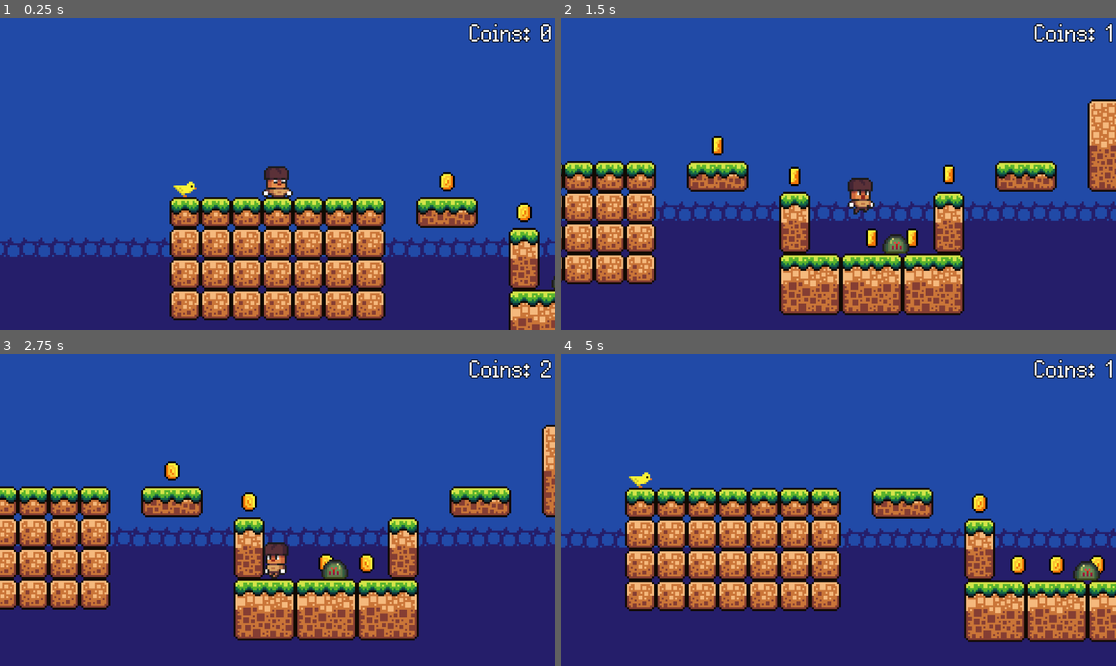
Above: before the commit, frames 1-4 (two rows, left to right).
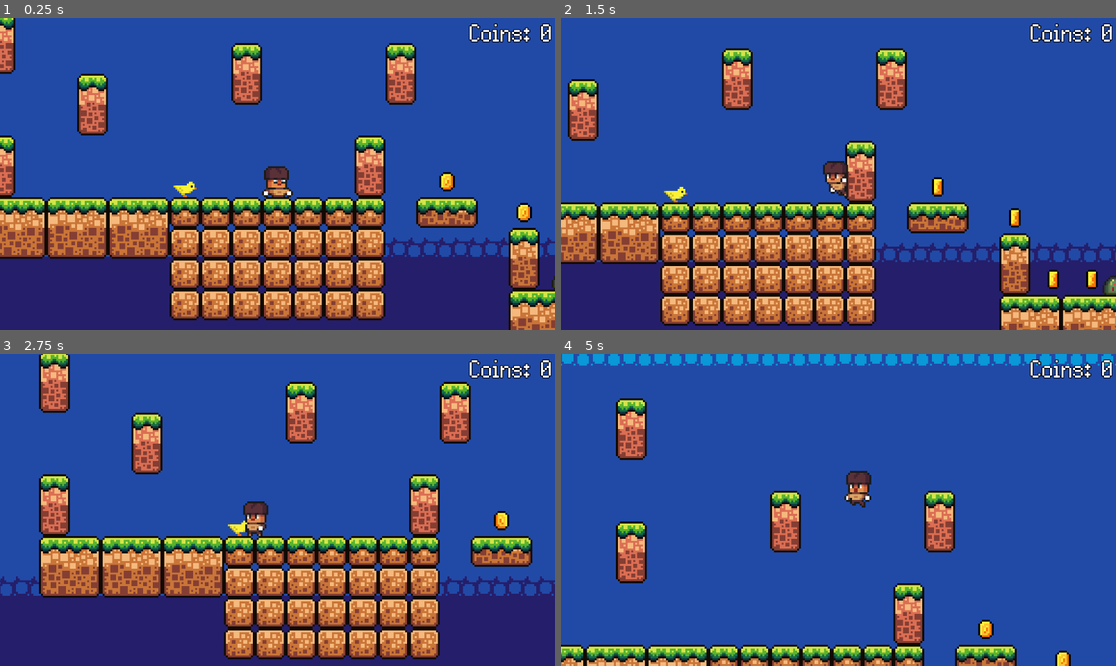
Above: after the commit, the same moments.

Repository: ericafk0001/emberheart
Game: Godot game, scene res://scenes/game.tscn
Same seed, same stepped clock (60 frames per second), same inputs: the game is played once before the commit and once after it.
Inputs:
- Up to frame 1 (0.25 s): no input
- Up to frame 2 (1.5 s): hold D (move_right) from 0.53 s (still down); tap M (dash) at 0.6 s; tap W (jump) at 0.77, 0.8, 1.07, 1.35 s
- Up to frame 3 (2.75 s): tap W (jump) at 1.52, 1.82, 2.3 s; tap M (dash) at 1.55, 2.1 s; release D (move_right) at 2.03 s; hold A (move_left) from 2.03 s (still down)
- Up to frame 4 (5 s): release A (move_left) at 2.78 s; hold D (move_right) 2.78-4.28 s; tap M (dash) at 2.85, 4.35 s; tap W (jump) at 3.02, 3.32, 3.6, 3.77, 4.07, 4.52, 4.82 s; hold A (move_left) from 4.28 s (still down)

The runs differ from the first frame. In frame 1, 11% of the frame differs, in the area x 0-75%, y 0-78%; in frame 2, 43%; in frame 3, 39%; in frame 4, 53%, in the area x 0-100%, y 0-100%.

Commit message:
wall jump, improved jumping mechanics/condition checking, and dash cooldown

Diff:
--- a/game/scenes/game.tscn
+++ b/game/scenes/game.tscn
@@ -381,12 +381,12 @@
 layer_0/name = "Background"
 layer_0/tile_data = PackedInt32Array(196580, 1, 5, 196581, 1, 5, 196582, 1, 5, 196583, 1, 5, 196584, 1, 5, 196585, 1, 5 …(49038 unchanged characters)…
 layer_1/name = "Mid"
-layer_1/tile_data = PackedInt32Array(65536, 131072, 2, 65537 …(612 unchanged characters)… 557, 196608, 2, 65571, 0, 3, 65567, 0, 3)
+layer_1/tile_data = PackedInt32Array(65536, 131072, 2, 65537 …(612 unchanged characters)… 557, 196608, 2, 65571, 0, 3, 65567, 0, 3, 196605, 0, 3, 196603, 0, 3, 196601, 0, 3, 65528, 131072, 13, -65541, 131072, 13, -196616, 131072, 13, -327685, 131072, 13, -458760, 131072, 13, -196603, 131072, 13, -196608, 131072, 13, 4, 131072, 13)
 
 [node name="Platforms" type="Node" parent="."]
 
 [node name="Platform" parent="Platforms" instance=ExtResource("3_n4d3i")]
-position = Vector2(609, 5)
+position = Vector2(560, -28)
 
 [node name="Platform2" parent="Platforms" instance=ExtResource("3_n4d3i")]
 position = Vector2(368, 5)
--- a/game/scenes/player.tscn
+++ b/game/scenes/player.tscn
@@ -1,8 +1,36 @@
-[gd_scene load_steps=23 format=3 uid="uid://cqsasnstdgl0g"]
+[gd_scene load_steps=32 format=3 uid="uid://cqsasnstdgl0g"]
 
 [ext_resource type="Script" path="res://scripts/player.gd" id="1_cewha"]
 [ext_resource type="Texture2D" uid="uid://c5je8w87a841m" path="res://assets/sprites/character.png" id="2_hflpi"]
 
+[sub_resource type="AtlasTexture" id="AtlasTexture_0rfcc"]
+atlas = ExtResource("2_hflpi")
+region = Rect2(240, 768, 48, 48)
+
+[sub_resource type="AtlasTexture" id="AtlasTexture_e1k80"]
+atlas = ExtResource("2_hflpi")
+region = Rect2(0, 768, 48, 48)
+
+[sub_resource type="AtlasTexture" id="AtlasTexture_wva5k"]
+atlas = ExtResource("2_hflpi")
+region = Rect2(48, 768, 48, 48)
+
+[sub_resource type="AtlasTexture" id="AtlasTexture_678n8"]
+atlas = ExtResource("2_hflpi")
+region = Rect2(96, 768, 48, 48)
+
+[sub_resource type="AtlasTexture" id="AtlasTexture_jkxwy"]
+atlas = ExtResource("2_hflpi")
+region = Rect2(144, 768, 48, 48)
+
+[sub_resource type="AtlasTexture" id="AtlasTexture_oh5bn"]
+atlas = ExtResource("2_hflpi")
+region = Rect2(192, 768, 48, 48)
+
+[sub_resource type="AtlasTexture" id="AtlasTexture_vei2a"]
+atlas = ExtResource("2_hflpi")
+region = Rect2(240, 768, 48, 48)
+
 [sub_resource type="AtlasTexture" id="AtlasTexture_y7lav"]
 atlas = ExtResource("2_hflpi")
 region = Rect2(0, 720, 48, 48)
@@ -74,11 +102,50 @@
 [sub_resource type="AtlasTexture" id="AtlasTexture_hd34r"]
 atlas = ExtResource("2_hflpi")
 region = Rect2(240, 96, 48, 48)
+
+[sub_resource type="AtlasTexture" id="AtlasTexture_ag87a"]
+atlas = ExtResource("2_hflpi")
+region = Rect2(144, 672, 48, 48)
+
+[sub_resource type="AtlasTexture" id="AtlasTexture_0of2h"]
+atlas = ExtResource("2_hflpi")
+region = Rect2(192, 672, 48, 48)
 
 [sub_resource type="SpriteFrames" id="SpriteFrames_e8f1n"]
 animations = [{
 "frames": [{
 "duration": 1.0,
+"texture": SubResource("AtlasTexture_0rfcc")
+}],
+"loop": true,
+"name": &"crouch_idle",
+"speed": 5.0
+}, {
+"frames": [{
+"duration": 1.0,
+"texture": SubResource("AtlasTexture_e1k80")
+}, {
+"duration": 1.0,
+"texture": SubResource("AtlasTexture_wva5k")
+}, {
+"duration": 1.0,
+"texture": SubResource("AtlasTexture_678n8")
+}, {
+"duration": 1.0,
+"texture": SubResource("AtlasTexture_jkxwy")
+}, {
+"duration": 1.0,
+"texture": SubResource("AtlasTexture_oh5bn")
+}, {
+"duration": 1.0,
+"texture": SubResource("AtlasTexture_vei2a")
+}],
+"loop": true,
+"name": &"crouch_run",
+"speed": 8.0
+}, {
+"frames": [{
+"duration": 1.0,
 "texture": SubResource("AtlasTexture_y7lav")
 }, {
 "duration": 1.0,
@@ -150,11 +217,21 @@
 "loop": true,
 "name": &"run",
 "speed": 12.0
+}, {
+"frames": [{
+"duration": 1.0,
+"texture": SubResource("AtlasTexture_ag87a")
+}, {
+"duration": 1.0,
+"texture": SubResource("AtlasTexture_0of2h")
+}],
+"loop": true,
+"name": &"wall_slide",
+"speed": 10.0
 }]
 
-[sub_resource type="CapsuleShape2D" id="CapsuleShape2D_8gxfw"]
-radius = 5.0
-height = 16.0
+[sub_resource type="RectangleShape2D" id="RectangleShape2D_uru2a"]
+size = Vector2(7.875, 14)
 
 [node name="Player" type="CharacterBody2D"]
 z_index = 5
@@ -164,16 +241,16 @@
 [node name="AnimatedSprite2D" type="AnimatedSprite2D" parent="."]
 position = Vector2(0, -15)
 sprite_frames = SubResource("SpriteFrames_e8f1n")
-animation = &"dash"
+animation = &"wall_slide"
 autoplay = "idle"
-frame_progress = 0.539655
+frame_progress = 0.928799
 
 [node name="CollisionShape2D" type="CollisionShape2D" parent="."]
-position = Vector2(-0.5, -15)
-shape = SubResource("CapsuleShape2D_8gxfw")
+position = Vector2(-0.5, -14)
+shape = SubResource("RectangleShape2D_uru2a")
 
 [node name="JumpBufferTimer" type="Timer" parent="."]
-wait_time = 0.16
+wait_time = 0.17
 one_shot = true
 
 [node name="CoyoteTimer" type="Timer" parent="."]
@@ -183,6 +260,15 @@
 [node name="DashTimer" type="Timer" parent="."]
 wait_time = 0.12
 
+[node name="WallJumpTimer" type="Timer" parent="."]
+wait_time = 0.3
+one_shot = true
+
+[node name="DashCooldownTimer" type="Timer" parent="."]
+wait_time = 6.0
+
 [connection signal="timeout" from="JumpBufferTimer" to="." method="_on_jump_buffer_timer_timeout"]
 [connection signal="timeout" from="CoyoteTimer" to="." method="_on_coyote_timer_timeout"]
 [connection signal="timeout" from="DashTimer" to="." method="_on_dash_timer_timeout"]
+[connection signal="timeout" from="WallJumpTimer" to="." method="_on_wall_jump_timer_timeout"]
+[connection signal="timeout" from="DashCooldownTimer" to="." method="_on_dash_cooldown_timer_timeout"]
--- a/game/scripts/player.gd
+++ b/game/scripts/player.gd
@@ -4,63 +4,74 @@
 @onready var jump_buffer_timer: Timer = $JumpBufferTimer
 @onready var coyote_timer: Timer = $CoyoteTimer
 @onready var dash_timer: Timer = $DashTimer
+@onready var dash_cooldown_timer: Timer = $DashCooldownTimer
+@onready var wall_jump_timer: Timer = $WallJumpTimer
 
 const SPEED = 140.0
-const JUMP_VELOCITY = -275.0
+const JUMP_VELOCITY = -280.0
 const GRAVITY = -960.0
 const DASH_SPEED = 360.0
-const MAX_JUMPS = 2
+const WALL_SLIDE_SPEED = 1200
+const WALL_JUMP_FORCE = 150
 
 var is_jumping = false
 var jump_buffered = false
 var has_coyote_time = false
 var is_dashing = false
+var can_dash = true
 var jumps = 0
+var do_wall_jump = false
+var is_wall_sliding
 
 func _physics_process(delta: float) -> void:
-	# Add the gravity.
-	if !is_on_floor() && !is_dashing:
+	var direction := Input.get_axis("move_left", "move_right")
+	if is_on_wall_only() && !is_on_floor() && round(direction * get_wall_normal().x) == -1 && !do_wall_jump:
+		is_wall_sliding = true
+		velocity.y = WALL_SLIDE_SPEED * delta
+	elif !is_on_floor() && !is_dashing:
+		is_wall_sliding = false
 		velocity += calculate_gravity() * delta
 
 	# Handle jump.
 	if Input.is_action_just_pressed("jump"):
-		if jumps == 0:
+		if is_on_wall_only() && !is_on_floor():
+			do_wall_jump = true
+			velocity.y = JUMP_VELOCITY
+			velocity.x = get_wall_normal().x * WALL_JUMP_FORCE
+			wall_jump_timer.start()
+			jumps = 1  # Allow one more air jump after wall jump
+			print("wall jump")
+		elif jumps == 0:
 			if is_on_floor() && !is_dashing || !coyote_timer.is_stopped() && !is_dashing:
-				jumps += 1
-				is_jumping = true
-				jump_buffered = false
-				velocity.y = JUMP_VELOCITY
-				has_coyote_time = false
-				coyote_timer.stop()  # Stop coyote timer when a jump is executed
+				jump()
 		elif jumps == 1:
-			jumps += 1
-			is_jumping = true
-			jump_buffered = false
-			velocity.y = JUMP_VELOCITY
-			has_coyote_time = false
-			coyote_timer.stop()  # Stop coyote timer when a jump is executed
+			jump()
 		elif jumps >= 2:
 			jump_buffered = true
 			jump_buffer_timer.start()
 
-
-	var direction := Input.get_axis("move_left", "move_right")
-
-	if Input.is_action_just_pressed("dash") && !is_dashing:
+	if Input.is_action_just_pressed("dash") && !is_dashing && can_dash:
 		if direction:
-			jumps += 1
 			is_dashing = true
+			can_dash = false
 			velocity.x = direction * DASH_SPEED
 			velocity.y = 0
 			dash_timer.start()
+			dash_cooldown_timer.start()
 		else:
 			is_dashing = false
 
 	#Flip Sprite
-	if direction > 0:
-		animated_sprite.flip_h = false
-	elif direction < 0:
-		animated_sprite.flip_h = true
+	if is_wall_sliding:
+		if direction < 0:
+			animated_sprite.flip_h = false
+		elif direction > 0:
+			animated_sprite.flip_h = true
+	else:
+		if direction > 0:
+			animated_sprite.flip_h = false
+		elif direction < 0:
+			animated_sprite.flip_h = true
 
 	#animations
 	if is_on_floor() && !is_dashing:
@@ -68,16 +79,18 @@
 			animated_sprite.play("idle")
 		else:
 			animated_sprite.play("run")
+	elif is_wall_sliding:
+		animated_sprite.play("wall_slide")
+	elif is_dashing:
+		animated_sprite.play("dash")
+		print(jumps)
 	else:
 		animated_sprite.play("jump")
 
-	if is_dashing:
-		animated_sprite.play("dash")
-
 	if !is_dashing:
-		if direction:
+		if direction && !do_wall_jump:
 			velocity.x = direction * SPEED
-		else:
+		elif !do_wall_jump:
 			velocity.x = move_toward(velocity.x, 0, SPEED)
 
 	var was_on_floor = is_on_floor()
@@ -99,6 +112,14 @@
 			coyote_timer.start()
 
 
+func jump():
+	jumps += 1
+	is_jumping = true
+	jump_buffered = false
+	velocity.y = JUMP_VELOCITY
+	has_coyote_time = false
+	coyote_timer.stop()
+
 func _on_jump_buffer_timer_timeout() -> void:
 	jump_buffered = false
 
@@ -111,6 +132,14 @@
 	else:  # Falling
 		return Vector2(0, -GRAVITY * 1.7)  # multiply gravity for falling
 
-
 func _on_dash_timer_timeout() -> void:
 	is_dashing = false
+
+func _on_wall_jump_timer_timeout() -> void:
+	do_wall_jump = false
+	jumps = 0
+
+
+func _on_dash_cooldown_timer_timeout() -> void:
+	can_dash = true
+	print("dash cooldown over")
